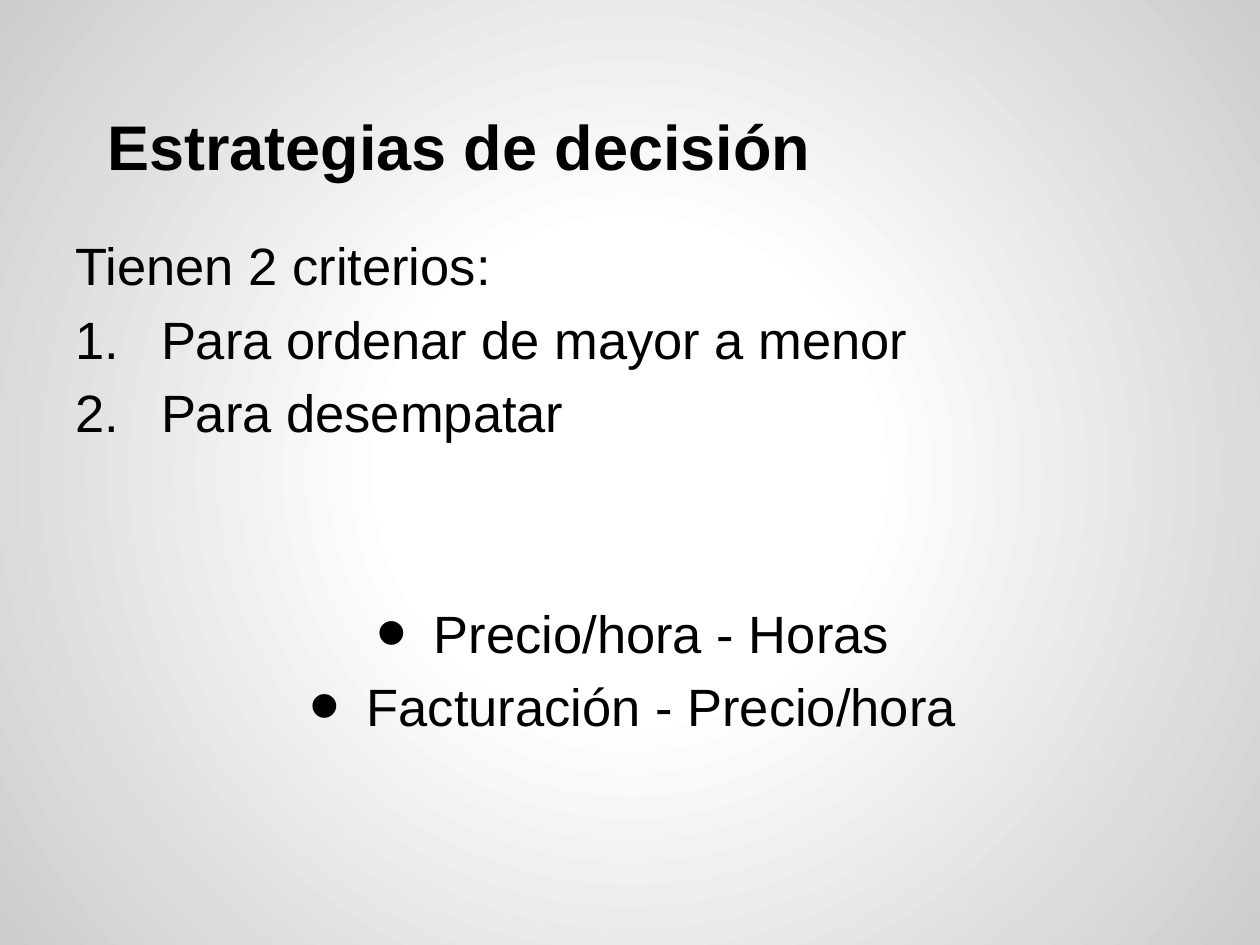
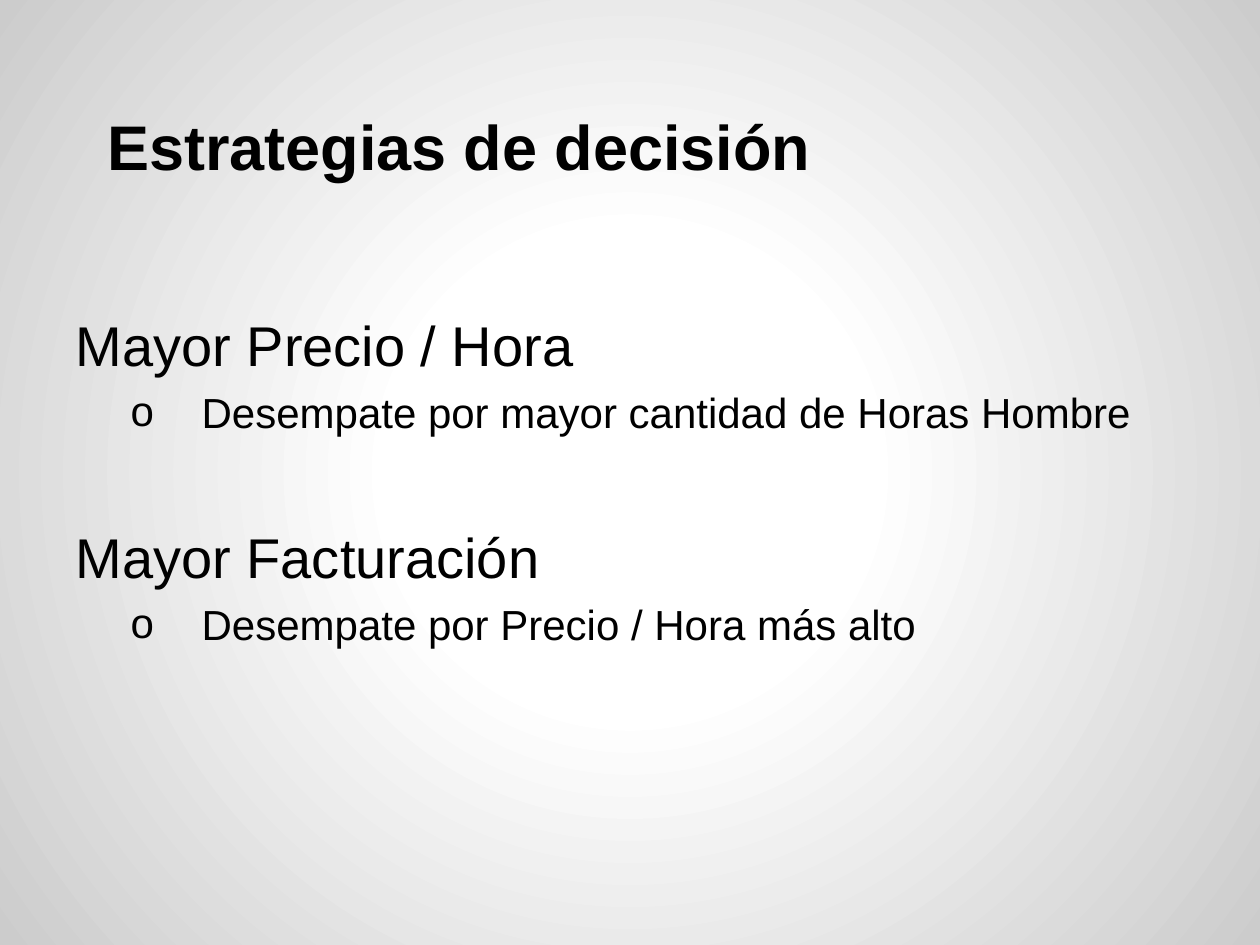
Before and after one commit to acrespo/Simulaciones, a slide deck: slide 11 of presentacion.pptx. Drawn at 1260x945 pixels with LibreOffice and Linux fonts; fonts in the diff are those of the drawing. Boxes give left, top, right and bottom in pixels: in the first picture for what was removed or moved away, otherwise in the second. Text is boxed around its words. In the diff, an @@ line names an element or a change of style, - is before the commit and + after.

```diff
--- a/presentacion.pptx
+++ b/presentacion.pptx
@@ text at (76,325,1130,649): text changed; size 30 to 24 pt @@
-Tienen 2 criterios:
-1. Para ordenar de mayor a menor
-2. Para desempatar
-• Precio/hora - Horas
-• Facturación - Precio/hora
+Mayor Precio / Hora
+  o Desempate por mayor cantidad de Horas Hombre
+Mayor Facturación
+  o Desempate por Precio / Hora más alto
```
Also in this commit, not shown: 12 other slides changed.
